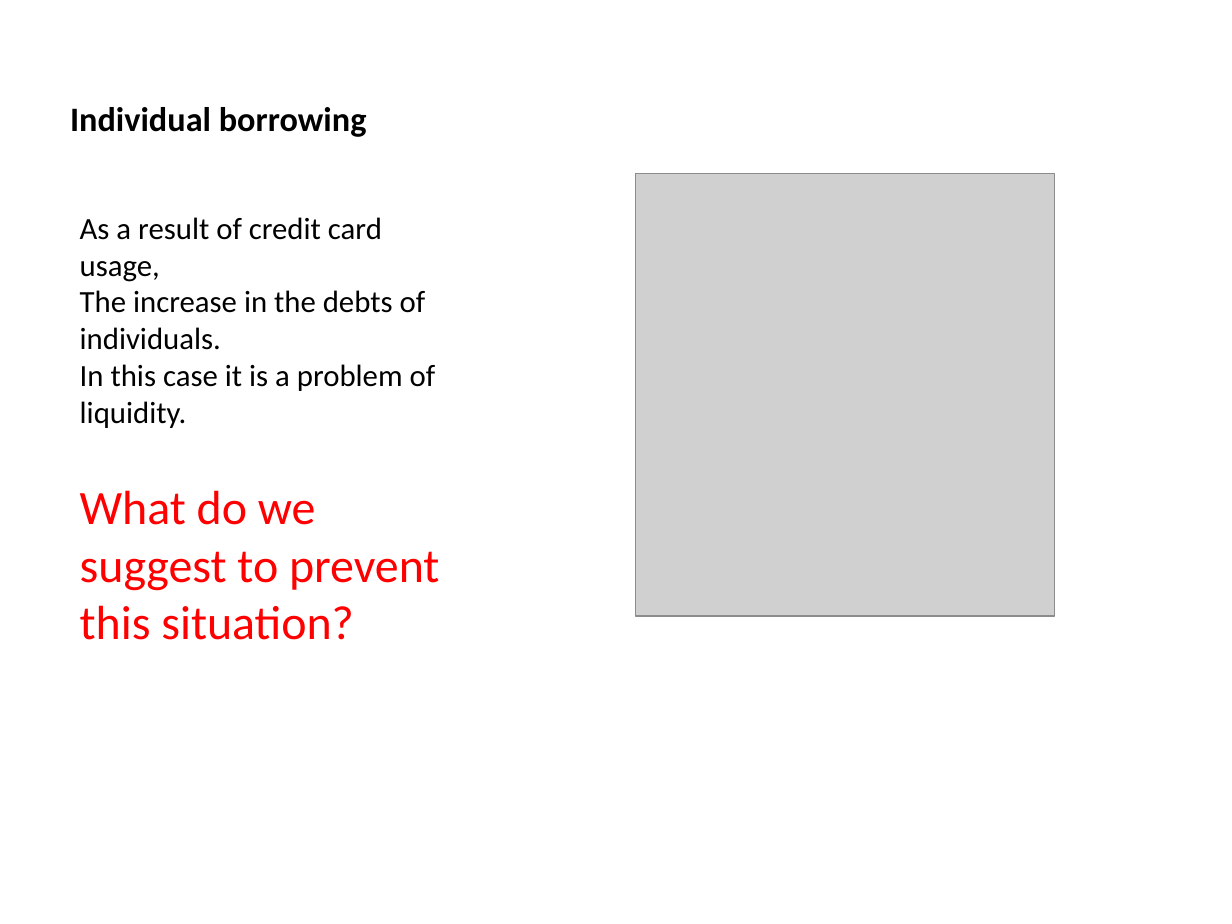
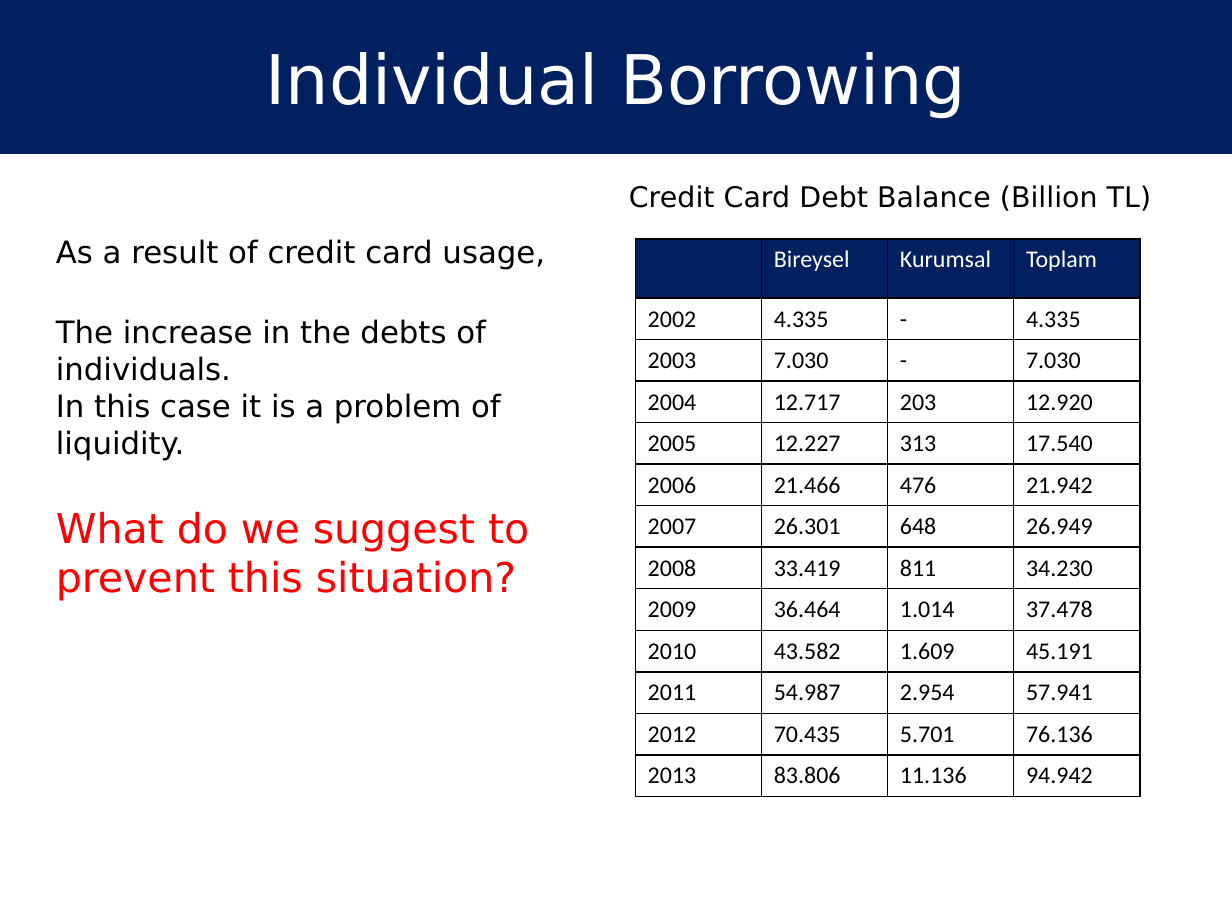
Before and after one commit to hakanyildiz/BIM444-Computer-Engineering-Apps, a slide deck: slide 10 of Documents/DUYARLIOL.pptx. Drawn at 1232x924 pixels with LibreOffice and Linux fonts; fonts in the diff are those of the drawing; grey boxes stand for pictures. Boxes give left, top, right and bottom in pixels: in the first picture for what was removed or moved away, otherwise in the second. Text is boxed around its words. In the diff, an @@ line names an element or a change of style, - is before the commit and + after.

```diff
--- a/Documents/DUYARLIOL.pptx
+++ b/Documents/DUYARLIOL.pptx
@@ rectangle added at (0,0,1232,154), fill #002060, 40 pt, text #FFFFFF @@
+Individual Borrowing
@@ picture removed at (636,174,1055,616) @@
@@ text added at (629,185,1151,211), 16.6 pt, text #000000 @@
+Credit Card Debt Balance (Billion TL)
@@ text "As a result of credit ...": place and size @@
-text "As a result of credit ..." at (80,217,439,640)
+text "As a result of credit ..." at (56,239,545,601)
@@ text at (56,239,545,461): text changed; font Calibri to DejaVu Sans @@
-As a result of credit card usage,
-The increase in the debts of individuals.
-In this case it is a problem of liquidity.
+As a result of credit card usage,
+The increase in the debts of individuals.
+In this case it is a problem of liquidity.
@@ table added at (636,239,1138,791), 13 rows, 4 columns @@
+ | Bireysel | Kurumsal | Toplam
+2002 | 4.335 | - | 4.335
+2003 | 7.030 | - | 7.030
+2004 | 12.717 | 203 | 12.920
+2005 | 12.227 | 313 | 17.540
+2006 | 21.466 | 476 | 21.942
+2007 | 26.301 | 648 | 26.949
+2008 | 33.419 | 811 | 34.230
+2009 | 36.464 | 1.014 | 37.478
+2010 | 43.582 | 1.609 | 45.191
+2011 | 54.987 | 2.954 | 57.941
+2012 | 70.435 | 5.701 | 76.136
+2013 | 83.806 | 11.136 | 94.942
@@ text at (56,511,529,601): size 28 to 24 pt, font Calibri to DejaVu Sans in "What do we suggest to prevent this ..." @@
```
Also in this commit, not shown: 17 other slides changed, 2 slides added, 2 slides removed.
